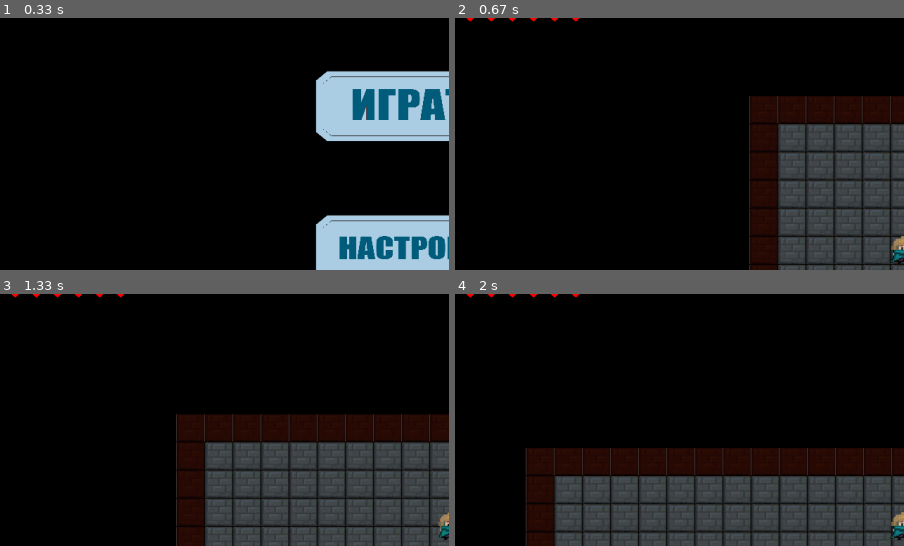
Above: before the commit, frames 1-4 (two rows, left to right).
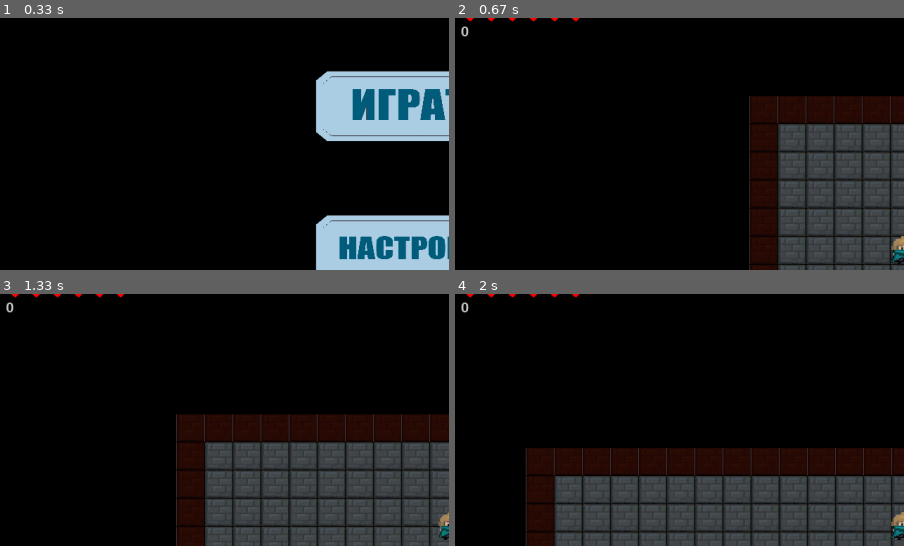
Above: after the commit, the same moments.

Repository: AmirHai/PyGameProject
Game: pygame game, started from classes/main.py
The game is run twice, just before and just after one commit, with the same random seed, the same clock (stepped at 60 frames per second) and the same inputs.
Inputs (mouse positions are % of the whole screen's width and height, from its top left):
- Up to frame 1 (0.33 s): no input
- Up to frame 2 (0.67 s): click (47, 21) at 0.38 s
- Up to frame 3 (1.33 s): hold D 0.67-1.13 s; hold W from 1.17 s (still down)
- Up to frame 4 (2 s): release W at 1.47 s; hold D 1.5-1.97 s
The pictures show only the part of the screen within x 0-50%, y 4-54%; the shares and areas given below are measured in that part.

Frame 1 is identical in both runs. In frame 2, less than 0.1% of the frame differs, in the area x 1-4%, y 3-8%; in frame 3, less than 0.1%; in frame 4, less than 0.1%.

Commit message:
создал выпадение монет с монстров

Diff:
--- a/classes/GameProcess.py
+++ b/classes/GameProcess.py
@@ -139,7 +139,9 @@
                 if pygame.sprite.collide_mask(i, obj):
                     if obj.life == 1:
                         i.remove(bullets_sprites)
-                        obj.die(coins_sprites)
+                        rand = random.randint(0, 100)
+                        if rand > 60:
+                            Coin(coins_sprites, obj.position, gmap.MainHeroPosition)
                         obj.remove(Monsters_sprites)
                     else:
                         i.remove(bullets_sprites)
@@ -194,6 +196,13 @@
             heart = pygame.transform.scale(ALLIMAGES['heart'], [25, 25])
             SCREEN.blit(heart, [10 + i * 30, 10])
 
+        # отрисовка количества монет
+        font = pygame.font.Font(None, 30)
+        text = font.render(f'{str(coins_collected)}', True, (200, 200, 200))
+        SCREEN.blit(text, (10, 40))
+
+
+
         pygame.display.flip()
         CLOCK.tick(FPS)
 
--- a/classes/Monster.py
+++ b/classes/Monster.py
@@ -2,7 +2,7 @@
 from AllConstants import *
 
 TYPES = {
-    'swordsman': load_image('enemy.png')
+    'swordsman': load_image('./SkeletonGif/скелет-аним1.png')
 }
 
 
@@ -16,11 +16,15 @@
 
 
 class Coin(pygame.sprite.Sprite):
-    def __init__(self, SpriteGroup, pos):
+    def __init__(self, SpriteGroup, pos, playerPos):
         super().__init__(SpriteGroup)
         self.image = pygame.transform.scale(load_image('coin.png'), (PIXELSIZE * 0.5, PIXELSIZE * 0.5))
         self.mask = pygame.mask.from_surface(self.image)
-        self.rect = self.image.get_rect().move(*pos)
+
+        xpos = CENTER[0] - (playerPos[0] - pos[0]) * PIXELSIZE
+        ypos = CENTER[1] - (playerPos[1] - pos[1]) * PIXELSIZE
+
+        self.rect = self.image.get_rect().move(xpos, ypos)
 
 
 class Monster(pygame.sprite.Sprite):
@@ -48,8 +52,6 @@
         if (int(self.position[0]), int(self.position[1] + self.speed[1])) in WallsKord:
             self.speed[1] = 0.0
 
-    def die(self, group):
-        coin = Coin(group, self.position)
 
     def update(self):
         self.position = [round(self.position[0] + self.speed[0], 3),
Binary file removed: classes/data/character.png
Binary file removed: classes/data/персонаж-аним.png
Binary file removed: classes/data/скелет-аним.png
